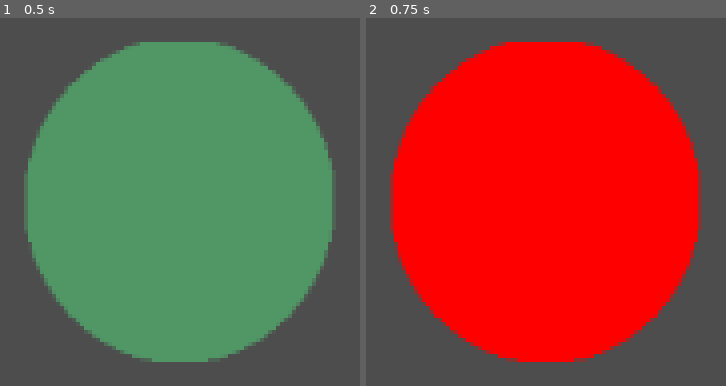
Above: before the commit, frames 1-2 (left to right).
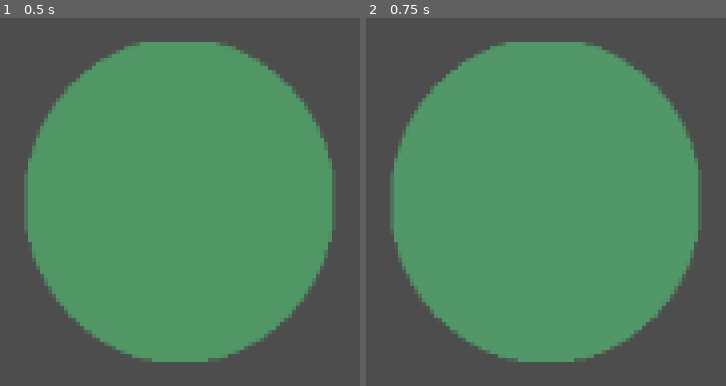
Above: after the commit, the same moments.

Repository: rafarillo/union-find-visualizer
Game: Godot game, scene res://Scenes/Node.tscn
Two runs of this game, one before a commit and one after it. Both use one fixed random seed, a clock stepped at 60 frames per second and the inputs below. The project has no main scene, so this scene is started directly.
Inputs (mouse positions are in pixels of both pictures, inside the frame that each line leads up to):
- Up to frame 1 (0.5 s): no input
- Up to frame 2 (0.75 s): click (546, 202) at 0.5 s

Frame 1 is identical in both runs. In frame 2, 61% of the frame differs, in the area x 6-94%, y 6-94%.

Commit message:
[feat] First implementation of color animation

Diff:
--- a/Scenes/Node.tscn
+++ b/Scenes/Node.tscn
@@ -1,8 +1,12 @@
-[gd_scene load_steps=4 format=3 uid="uid://e56xipt3664c"]
+[gd_scene load_steps=5 format=3 uid="uid://e56xipt3664c"]
 
 [ext_resource type="Theme" uid="uid://difw0bvmt52td" path="res://2D/ButtonTheme.tres" id="1_05h8r"]
 [ext_resource type="Script" uid="uid://wo0ibsy5qe1v" path="res://Scripts/UI/ColorAnimator.gd" id="2_05h8r"]
 [ext_resource type="StyleBox" uid="uid://cajsq6vpqbeyc" path="res://2D/ButtonStyleBox.tres" id="3_of6nh"]
+
+[sub_resource type="Curve" id="Curve_of6nh"]
+_data = [Vector2(0, 0), 0.0, 1.0, 0, 0, Vector2(1, 1), 1.0, 0.0, 0, 0]
+point_count = 2
 
 [node name="Node" type="Control"]
 layout_mode = 3
@@ -23,6 +27,11 @@
 [node name="ColorAnimator" type="Node" parent="Button"]
 script = ExtResource("2_05h8r")
 buttonStyleBox = ExtResource("3_of6nh")
+pressedColor = Color(0.84253985, 0.9687584, 0.8707316, 1)
+hoverColor = Color(0.46834898, 0.79374385, 0.5618785, 1)
+curve = SubResource("Curve_of6nh")
 
+[connection signal="button_down" from="Button" to="Button/ColorAnimator" method="_on_button_button_down"]
+[connection signal="button_up" from="Button" to="Button/ColorAnimator" method="_on_button_button_up"]
 [connection signal="mouse_entered" from="Button" to="Button/ColorAnimator" method="_on_button_mouse_entered"]
 [connection signal="mouse_exited" from="Button" to="Button/ColorAnimator" method="_on_button_mouse_exited"]
--- a/Scripts/UI/ColorAnimator.gd
+++ b/Scripts/UI/ColorAnimator.gd
@@ -1,15 +1,41 @@
 class_name ColorAnimator extends Node
 
-@export var buttonStyleBox: StyleBoxTexture
+@export var buttonStyleBox: StyleBoxTexture:
+	set(value):
+		buttonStyleBox = value
+		hoverColor = value.modulate_color * 1.1
+		pressedColor = value.modulate_color * 1.15
+
 @export var pressedColor:Color
 @export var hoverColor:Color
 @export var disabledColor:Color
 @export var focusedColor:Color
+@export var curve: Curve
+
+@onready var _originalColor:Color = buttonStyleBox.modulate_color
+@onready var targetColor: Color = _originalColor
+
+var counter:float = 0
+
+func _process(delta: float) -> void:
+	buttonStyleBox.modulate_color = buttonStyleBox.modulate_color.lerp(targetColor, curve.sample(counter))
+	if counter < curve.max_domain:
+		counter += delta
+
+func _on_button_mouse_exited() -> void:
+	targetColor = _originalColor
+	counter = 0
+
+func _on_button_mouse_entered() -> void:
+	targetColor = hoverColor
+	counter = 0
 
 
-func _on_button_mouse_exited() -> void:
-	print("Exit hover")
+func _on_button_button_down() -> void:
+	targetColor = pressedColor
+	counter = 0
 
-func _on_button_mouse_entered() -> void:
-	print("bla")
-	buttonStyleBox.modulate_color = Color.RED
+
+func _on_button_button_up() -> void:
+	targetColor = _originalColor
+	counter = 0
